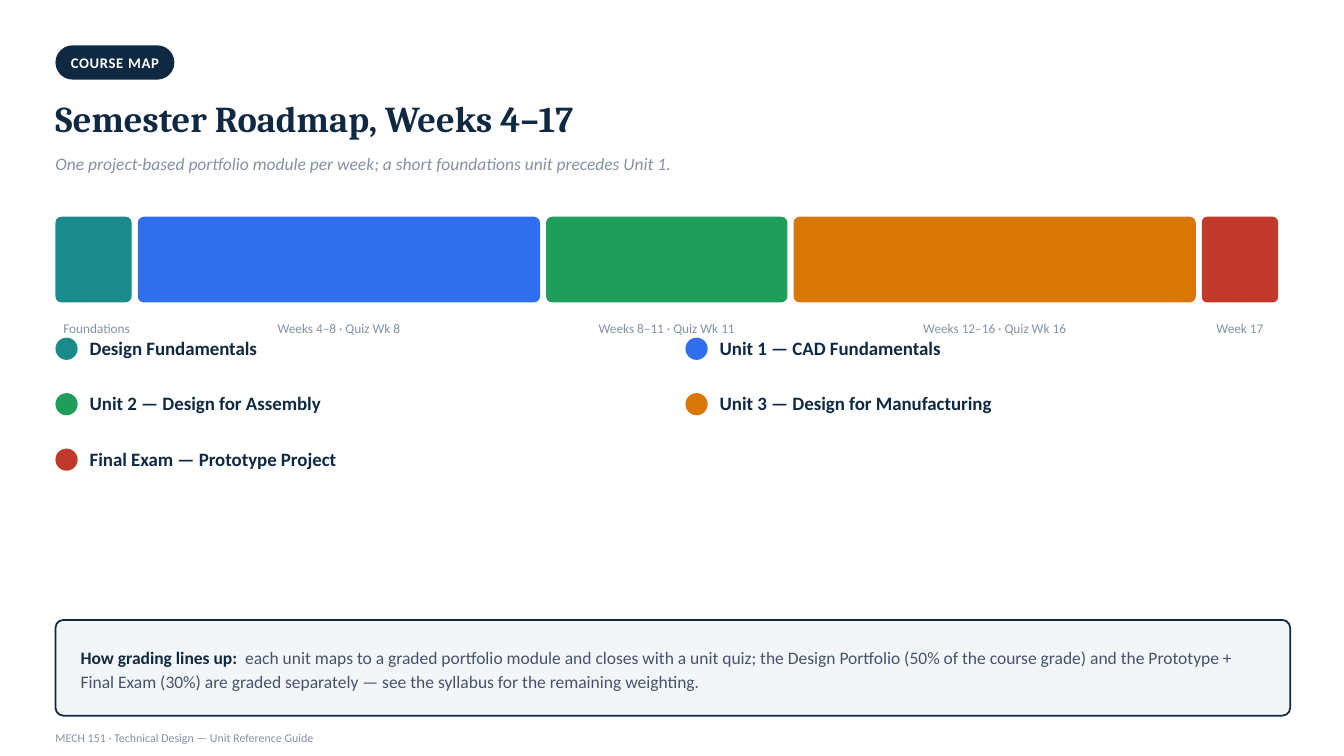
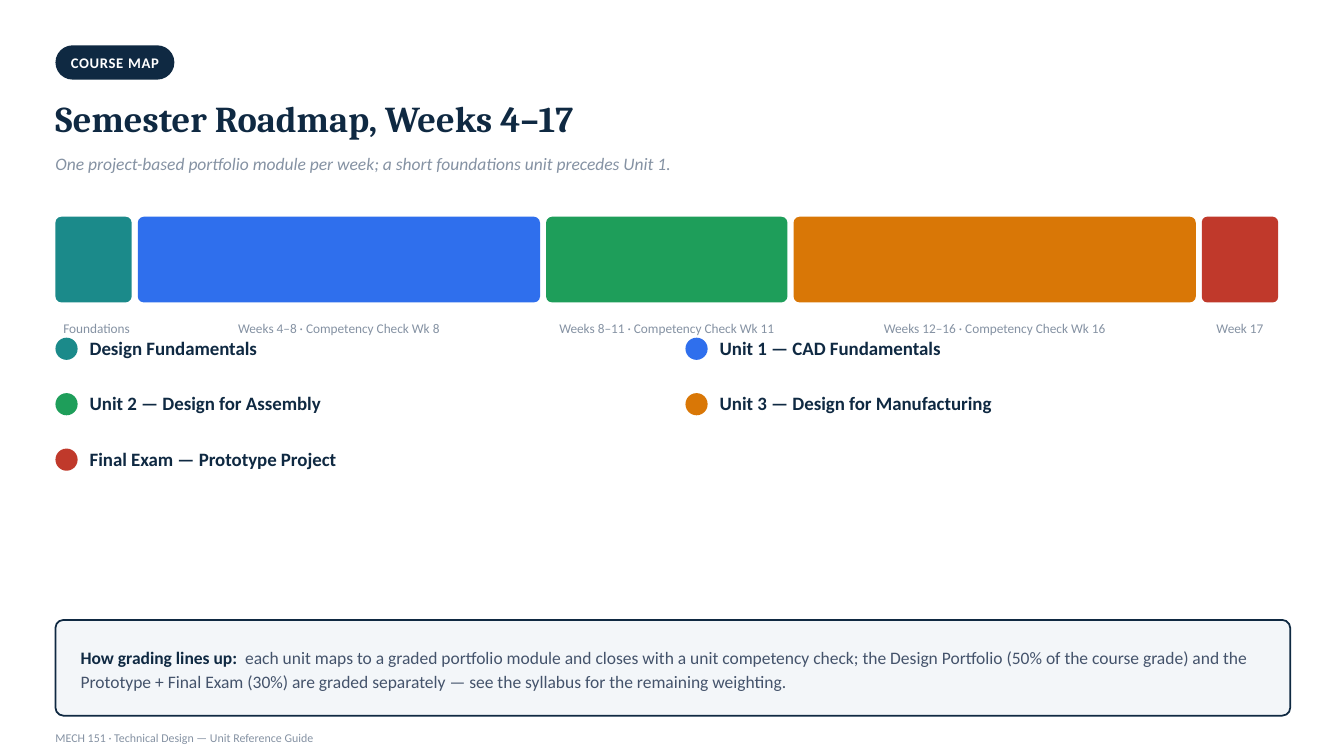
Before and after one commit to kainanis808/kainanis808.github.io, a slide deck: slide 2 of MECH151_techDesign/slideDeck/MECH151_Unit_Reference_Deck.pptx. Drawn at 1344x756 pixels with LibreOffice and Linux fonts; fonts in the diff are those of the drawing. Boxes give left, top, right and bottom in pixels: in the first picture for what was removed or moved away, otherwise in the second. Text is boxed around its words. In the diff, an @@ line names an element or a change of style, - is before the commit and + after.

```diff
--- a/MECH151_techDesign/slideDeck/MECH151_Unit_Reference_Deck.pptx
+++ b/MECH151_techDesign/slideDeck/MECH151_Unit_Reference_Deck.pptx
@@ text at (x1=238, y1=324, x2=440, y2=335): text changed @@
-Weeks 4–8 · Quiz Wk 8
+Weeks 4–8 · Competency Check Wk 8
@@ text at (x1=559, y1=324, x2=774, y2=335): text changed @@
-Weeks 8–11 · Quiz Wk 11
+Weeks 8–11 · Competency Check Wk 11
@@ text at (x1=884, y1=324, x2=1105, y2=335): text changed @@
-Weeks 12–16 · Quiz Wk 16
+Weeks 12–16 · Competency Check Wk 16
@@ text at (x1=81, y1=651, x2=1247, y2=691): text changed @@
-How grading lines up: each unit maps to a graded portfolio module and closes with a unit quiz; the Design Portfolio (50% of the course grade) and the Prototype + Final Exam (30%) are graded separately — see the syllabus for the remaining weighting.
+How grading lines up: each unit maps to a graded portfolio module and closes with a unit competency check; the Design Portfolio (50% of the course grade) and the Prototype + Final Exam (30%) are graded separately — see the syllabus for the remaining weighting.
```
Also in this commit, not shown: 8 other slides changed, 1 slide removed, 20 other files.
